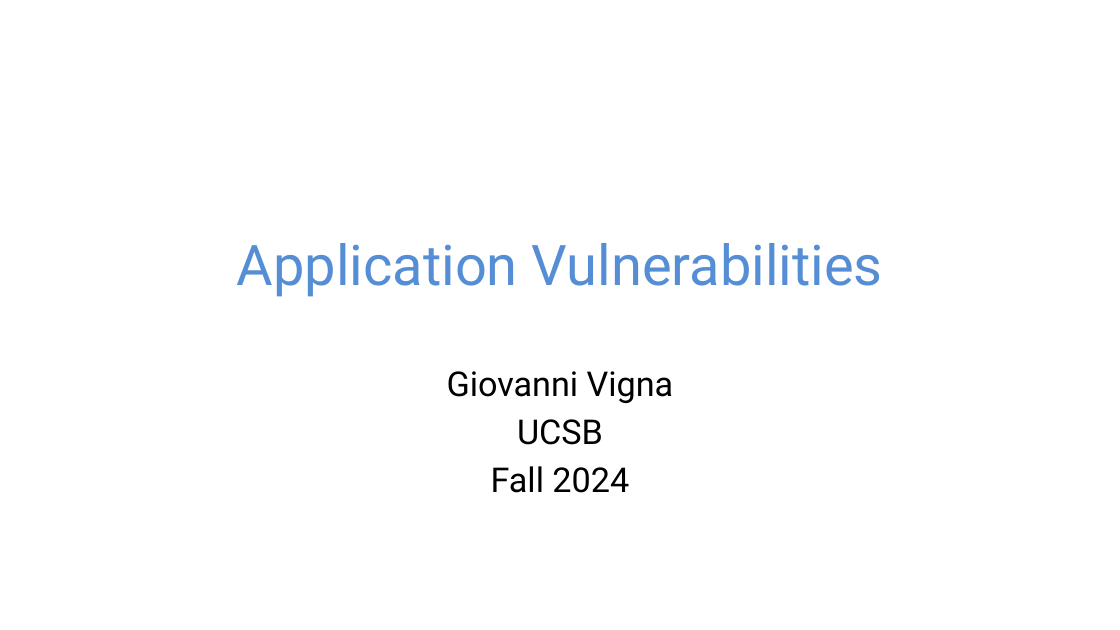
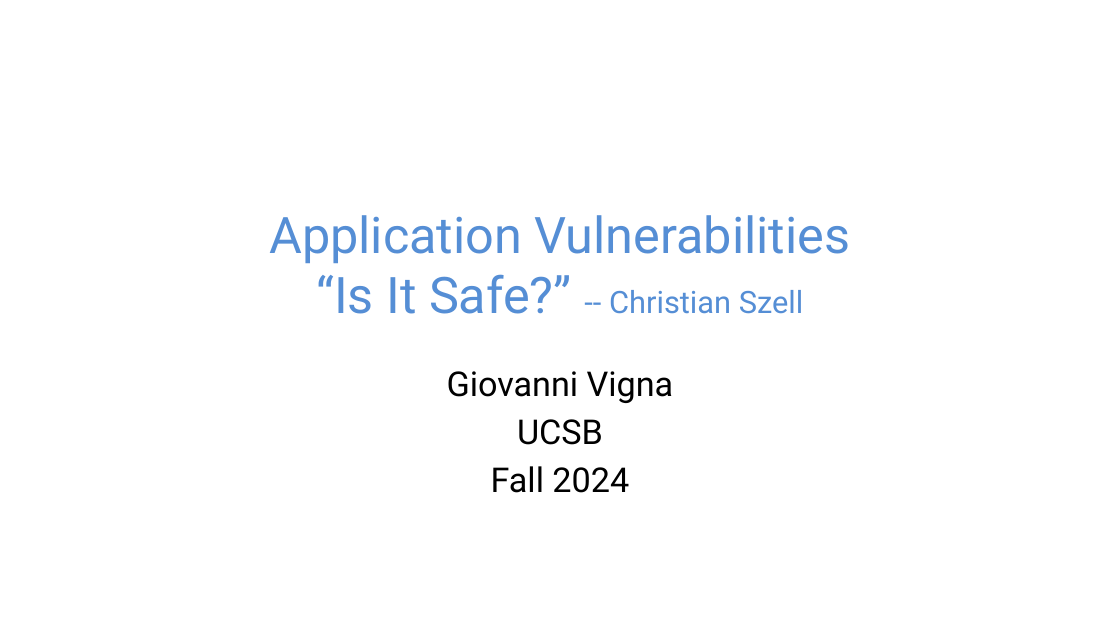
Before and after one commit to giovannivigna/CS279-Fall2024, a slide deck: slide 1 of materials/05_Vulnerability_Patterns/Application Security.pptx. Drawn at 1120x630 pixels with LibreOffice and Linux fonts; fonts in the diff are those of the drawing. Boxes give left, top, right and bottom in pixels: in the first picture for what was removed or moved away, otherwise in the second. Text is boxed around its words. In the diff, an @@ line names an element or a change of style, - is before the commit and + after.

```diff
--- a/materials/05_Vulnerability_Patterns/Application Security.pptx
+++ b/materials/05_Vulnerability_Patterns/Application Security.pptx
@@ title at (269,215,851,314): text changed; size 36 to 32.4 pt @@
-Application Vulnerabilities
+Application Vulnerabilities
+“Is It Safe?” -- Christian Szell
```
Also in this commit, not shown: 21 other slides changed, 8 slides added, 7 slides removed, 1 other file.
